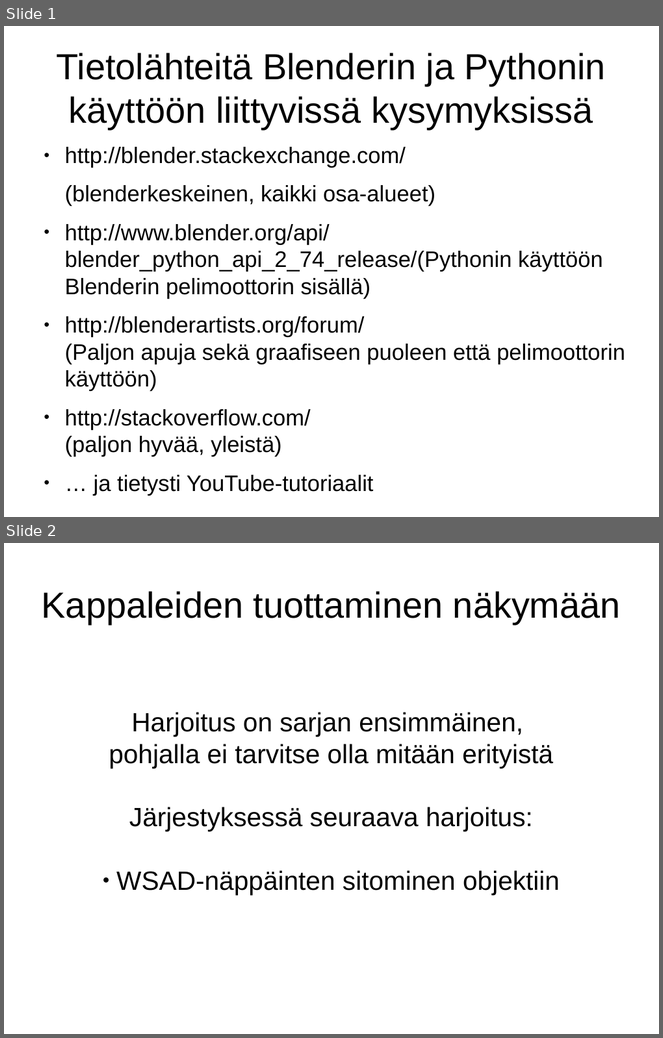
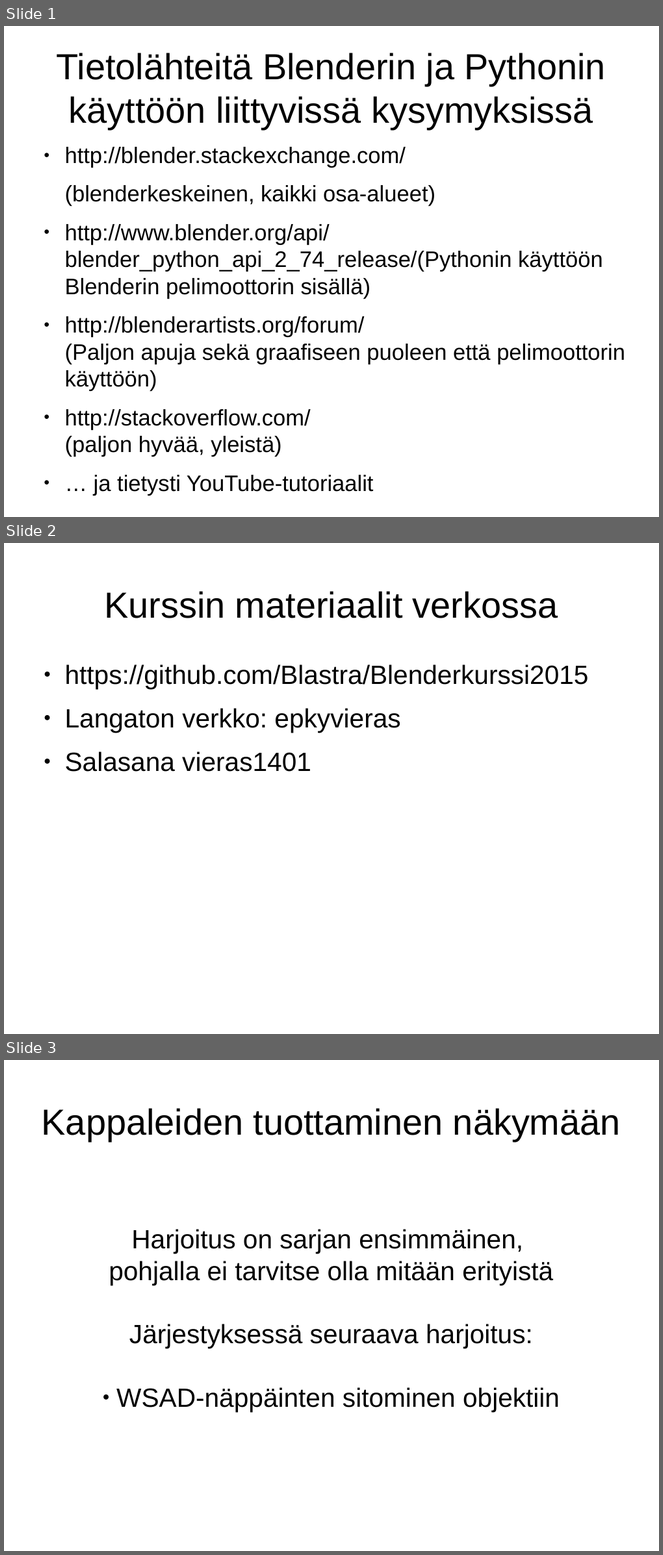
Before and after one commit to Blastra/Blenderkurssi2015, a slide deck: Kalvot/Kappaleiden tuottaminen näkymään.odp. Shown one above the other, each under a label of ours: slides 1 and 2 before the commit, slides 1, 2 and 3 after it. The pictures are 663x1038 and 663x1555 pixels, drawn with LibreOffice and Linux fonts; fonts in the diff are those of the drawing. Boxes give left, top, right and bottom in pixels: in the first picture for what was removed or moved away, otherwise in the second. Text is boxed around its words. In the diff, an @@ line names an element or a change of style, - is before the commit and + after.

```diff
--- a/Kalvot/Kappaleiden tuottaminen näkymään.odp
+++ b/Kalvot/Kappaleiden tuottaminen näkymään.odp
@@ slide 2 added at (x1=4, y1=543, x2=659, y2=1034), background #FFFFFF @@
@@ title added at (x1=104, y1=591, x2=558, y2=618), 44 pt, text #000000 @@
+Kurssin materiaalit verkossa
@@ text added at (x1=65, y1=665, x2=589, y2=772), 32 pt, text #000000 @@
+● https://github.com/Blastra/Blenderkurssi2015
+● Langaton verkko: epkyvieras
+● Salasana vieras1401
@@ what was slide 2 is now slide 3 @@
```
Also in this commit, not shown: 2 other files.
